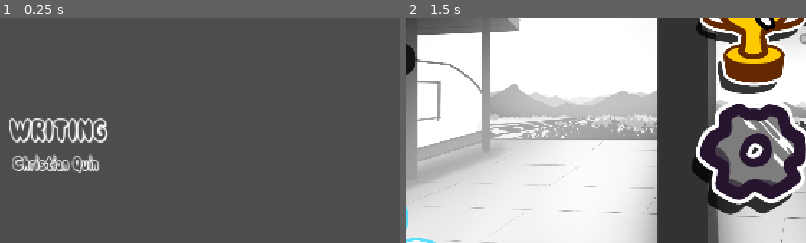
Above: before the commit, frames 1-2 (left to right).
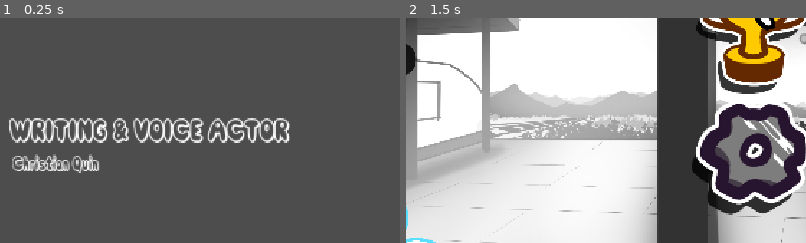
Above: after the commit, the same moments.

Repository: average4136/head-over-heels-game
Game: Godot game, scene res://Scenes/credits.tscn
The game is run twice, just before and just after one commit, with the same random seed, the same clock (stepped at 60 frames per second) and the same inputs. This scene is started directly instead of the project's main scene.
Inputs:
- Up to frame 1 (0.25 s): no input
- Up to frame 2 (1.5 s): tap Enter (ui_accept) at 0.5 s; hold D (move_right) 0.53-1.25 s; tap Space (jump) at 0.77 s; click "Back" at 1.25 s
The pictures show only the part of the screen within x 47-97%, y 33-83%; the shares and areas given below are measured in that part.

The runs differ from the first frame. In frame 1, 2.4% of the frame differs, in the area x 28-73%, y 44-56%; in frame 2, nothing differs.

Commit message:
Update credits.tscn

Diff:
--- a/Scenes/credits.tscn
+++ b/Scenes/credits.tscn
@@ -73,7 +73,7 @@
 offset_bottom = 429.0
 theme_override_fonts/normal_font = ExtResource("2_ccovl")
 theme_override_font_sizes/normal_font_size = 40
-text = "WRITING"
+text = "WRITING & VOICE ACTOR"
 
 [node name="RichTextLabel6" type="RichTextLabel" parent="." unique_id=1251971639]
 layout_mode = 0
